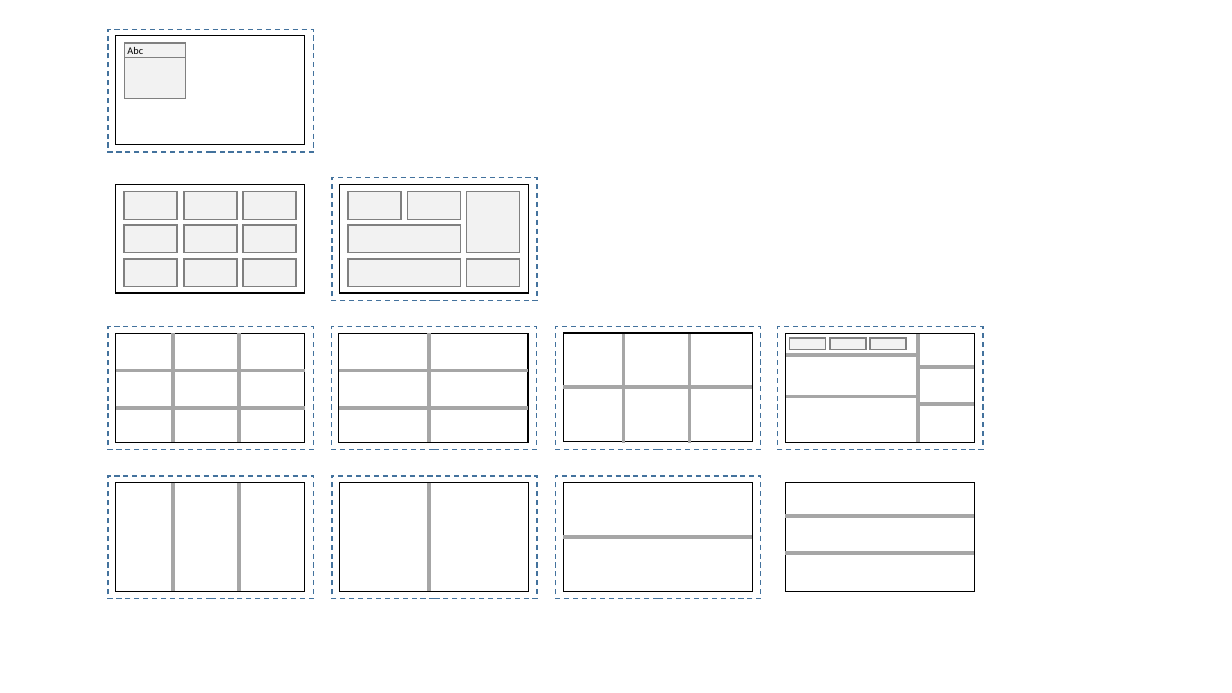
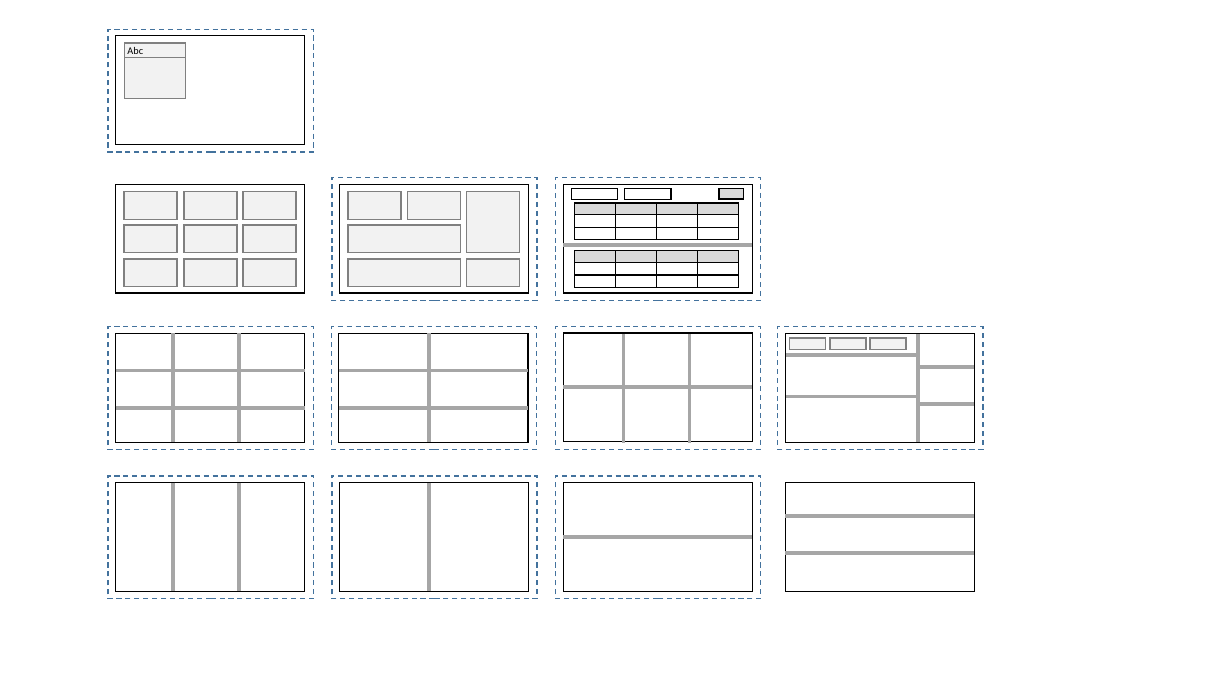
Before and after one commit to ExFace/Core, a slide deck: slide 9 of Docs/documentation/uxon_presets.pptx (slide 6 before the commit). Drawn at 1232x693 pixels with LibreOffice and Linux fonts; fonts in the diff are those of the drawing. Boxes give left, top, right and bottom in pixels: in the first picture for what was removed or moved away, otherwise in the second. Text is boxed around its words. In the diff, an @@ line names an element or a change of style, - is before the commit and + after.

```diff
--- a/Docs/documentation/uxon_presets.pptx
+++ b/Docs/documentation/uxon_presets.pptx
@@ rectangle added at <box>555,177,761,300</box>, outline #43739E 1 pt dashed @@
@@ rectangle added at <box>564,185,753,294</box>, fill #FFFFFF, outline #000000 1 pt @@
@@ rectangle added at <box>571,189,617,200</box>, fill #FFFFFF, outline #000000 1 pt @@
@@ rectangle added at <box>575,203,616,215</box>, fill #D9D9D9, outline #000000 1 pt @@
@@ rectangle added at <box>616,203,656,215</box>, fill #D9D9D9, outline #000000 1 pt @@
@@ rectangle added at <box>625,189,671,200</box>, fill #FFFFFF, outline #000000 1 pt @@
@@ rectangle added at <box>657,203,698,215</box>, fill #D9D9D9, outline #000000 1 pt @@
@@ rectangle added at <box>698,203,738,215</box>, fill #D9D9D9, outline #000000 1 pt @@
@@ rectangle added at <box>719,189,744,199</box>, fill #D9D9D9, outline #000000 1 pt @@
@@ rectangle added at <box>575,215,616,227</box>, fill #FFFFFF, outline #000000 1 pt @@
@@ rectangle added at <box>575,227,616,239</box>, fill #FFFFFF, outline #000000 1 pt @@
@@ rectangle added at <box>616,215,656,227</box>, fill #FFFFFF, outline #000000 1 pt @@
@@ rectangle added at <box>616,227,656,239</box>, fill #FFFFFF, outline #000000 1 pt @@
@@ rectangle added at <box>657,215,698,227</box>, fill #FFFFFF, outline #000000 1 pt @@
@@ rectangle added at <box>657,227,698,239</box>, fill #FFFFFF, outline #000000 1 pt @@
@@ rectangle added at <box>698,215,738,227</box>, fill #FFFFFF, outline #000000 1 pt @@
@@ rectangle added at <box>698,227,738,239</box>, fill #FFFFFF, outline #000000 1 pt @@
@@ line added from (564, 245) to (752, 245), #A6A6A6 3 pt @@
@@ rectangle added at <box>575,262,616,274</box>, fill #FFFFFF, outline #000000 1 pt @@
@@ rectangle added at <box>575,250,616,262</box>, fill #D9D9D9, outline #000000 1 pt @@
@@ rectangle added at <box>616,262,656,274</box>, fill #FFFFFF, outline #000000 1 pt @@
@@ rectangle added at <box>616,250,656,262</box>, fill #D9D9D9, outline #000000 1 pt @@
@@ rectangle added at <box>657,262,698,274</box>, fill #FFFFFF, outline #000000 1 pt @@
@@ rectangle added at <box>657,250,698,262</box>, fill #D9D9D9, outline #000000 1 pt @@
@@ rectangle added at <box>698,262,738,274</box>, fill #FFFFFF, outline #000000 1 pt @@
@@ rectangle added at <box>698,250,738,262</box>, fill #D9D9D9, outline #000000 1 pt @@
@@ rectangle added at <box>575,275,616,287</box>, fill #FFFFFF, outline #000000 1 pt @@
@@ rectangle added at <box>616,275,656,287</box>, fill #FFFFFF, outline #000000 1 pt @@
@@ rectangle added at <box>657,275,698,287</box>, fill #FFFFFF, outline #000000 1 pt @@
@@ rectangle added at <box>698,275,738,287</box>, fill #FFFFFF, outline #000000 1 pt @@
```
Also in this commit, not shown: 4 other slides changed, 4 slides added, 1 slide removed, 41 other files.
